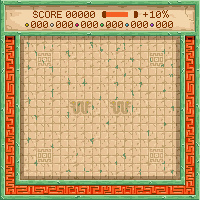
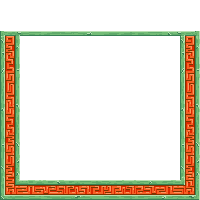
Comparing the layer stacks of the two (200, 200) images. Changes:
hid "ui" over [25, 10, 173, 28]
hid "moss" over [27, 42, 174, 175]
hid "hud shadow 2" over [5, 5, 195, 10]
removed layer "hud 2" from group "v1" over [0, 4, 200, 37]
hid "border shadow v1" over [5, 36, 195, 40]
painted on "border v1" over [0, 0, 200, 31]
hid "floor shadow v1" over [20, 36, 180, 180]
hid "floor v1" over [20, 36, 180, 180]
